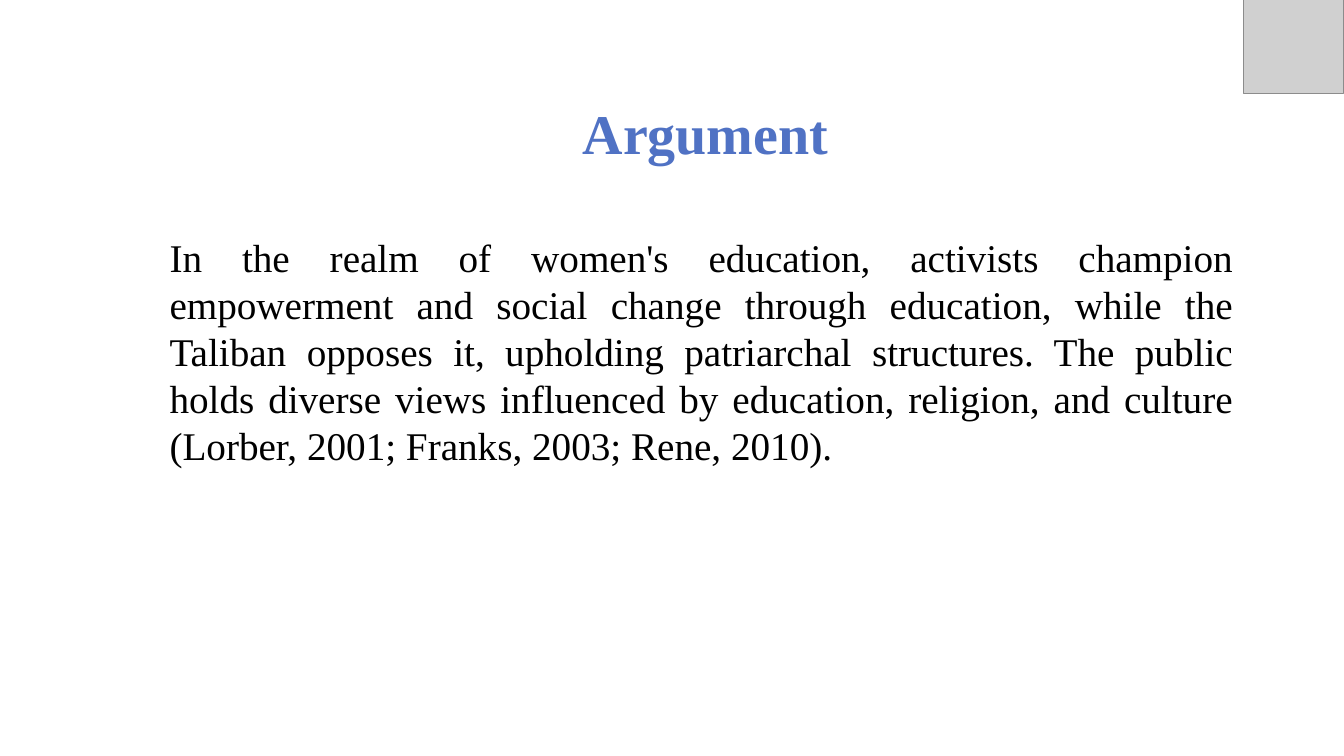
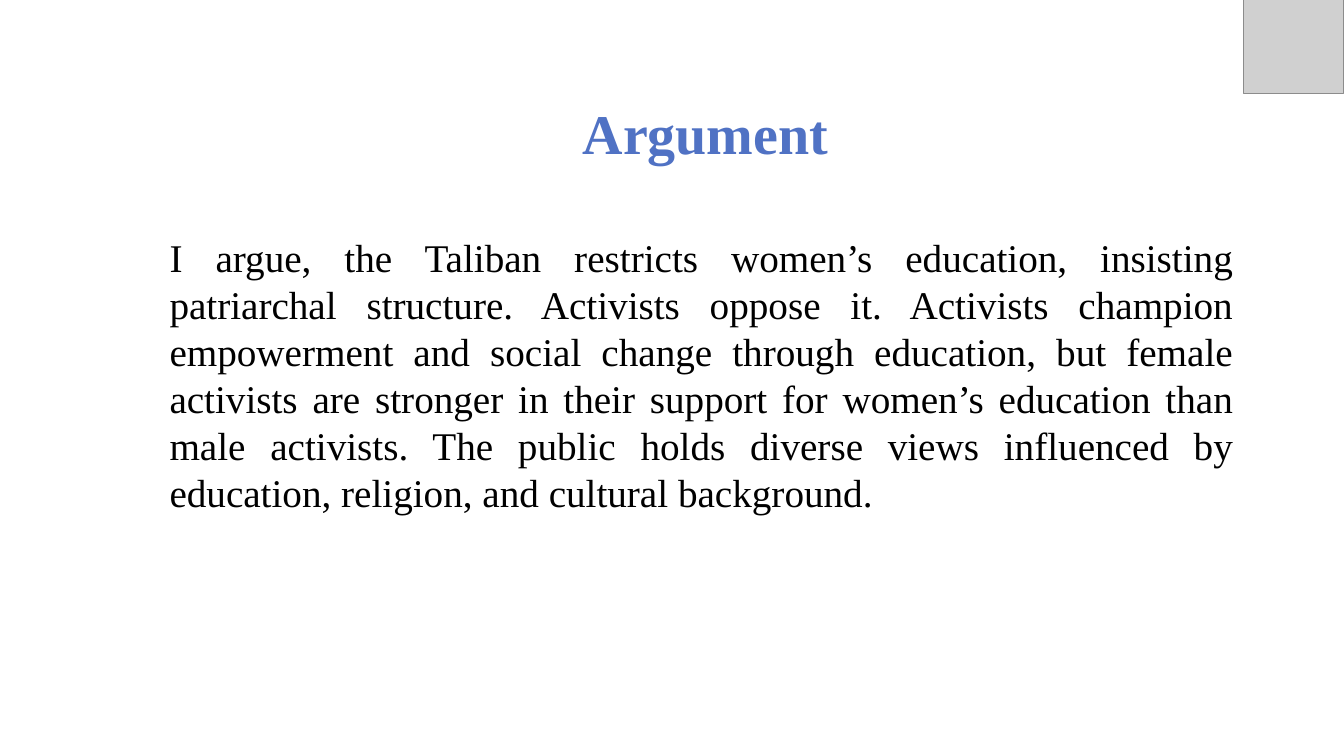
Before and after one commit to Saboor-Hamedi/Master-Thesis, a slide deck: slide 8 of thesis presentation/Thesis Presetation.pptx (slide 9 before the commit). Drawn at 1344x756 pixels with LibreOffice and Linux fonts; fonts in the diff are those of the drawing; grey boxes stand for pictures; background and template pictures are left out. Boxes give left, top, right and bottom in pixels: in the first picture for what was removed or moved away, otherwise in the second. Text is boxed around its words. In the diff, an @@ line names an element or a change of style, - is before the commit and + after.

```diff
--- a/thesis presentation/Thesis Presetation.pptx
+++ b/thesis presentation/Thesis Presetation.pptx
@@ text at <box>170,244,1233,515</box>: text changed @@
-In the realm of women's education, activists champion empowerment and social change through education, while the Taliban opposes it, upholding patriarchal structures. The public holds diverse views influenced by education, religion, and culture (Lorber, 2001; Franks, 2003; Rene, 2010).
+I argue, the Taliban restricts women’s education, insisting patriarchal structure. Activists oppose it. Activists champion empowerment and social change through education, but female activists are stronger in their support for women’s education than male activists. The public holds diverse views influenced by education, religion, and cultural background.
```
Also in this commit, not shown: 4 other slides changed, 4 other files.
